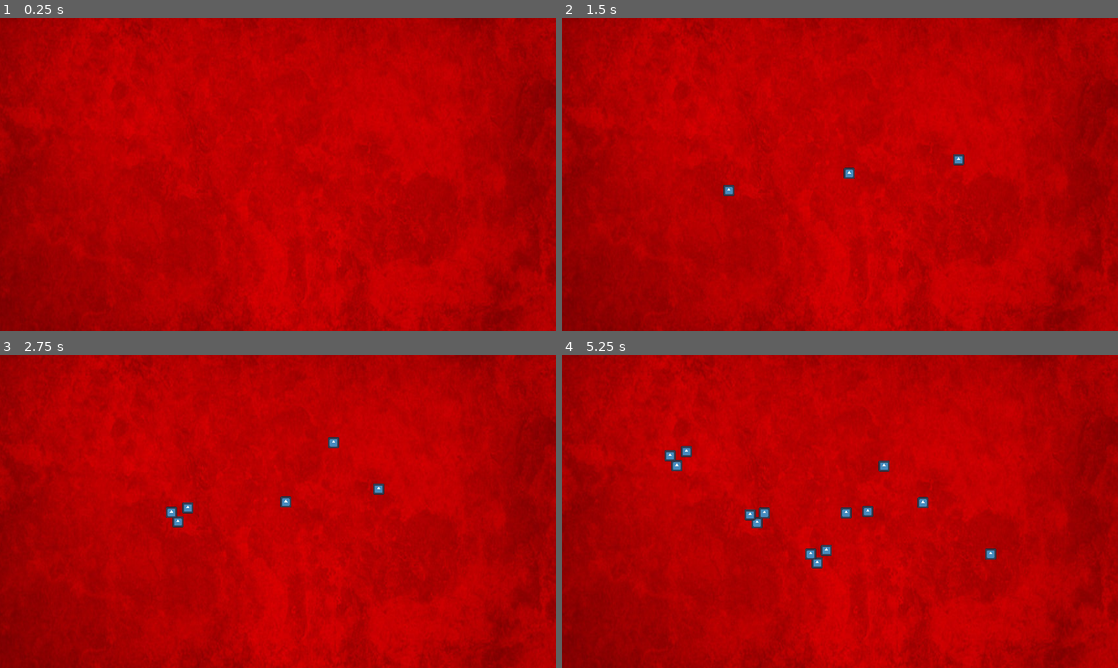
Above: before the commit, frames 1-4 (two rows, left to right).
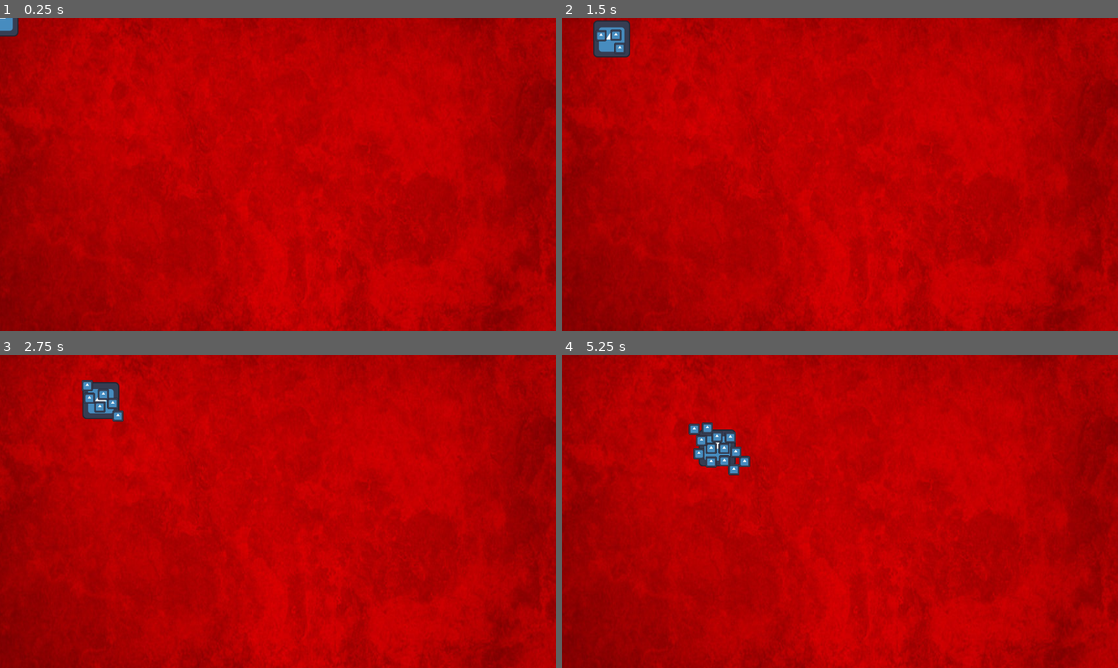
Above: after the commit, the same moments.

Repository: Boris14/GMTKGameJam2024
Game: Godot game, scene res://Scenes/Main.tscn
The game is run twice, just before and just after one commit, with the same random seed, the same clock (stepped at 60 frames per second) and the same inputs. The engine's default icon, where the game draws it, is replaced by a stand-in: a white triangle on a blue panel in a dark square.
Inputs (mouse positions are in pixels of both pictures, inside the frame that each line leads up to):
- Up to frame 1 (0.25 s): no input
- Up to frame 2 (1.5 s): tap Enter (ui_accept) at 0.5, 1.35 s; move the mouse to (962, 158) at 0.52 s; hold Enter (ui_accept) 0.53-1.28 s; click (962, 158) at 0.67 s; move the mouse to (728, 190) at 1.27 s; click (728, 190) at 1.42 s
- Up to frame 3 (2.75 s): tap Enter (ui_accept) at 1.52, 1.82 s; move the mouse to (333, 442) at 2.02 s; hold Enter (ui_accept) from 2.03 s (still down); click (333, 442) at 2.17 s
- Up to frame 4 (5.25 s): move the mouse to (812, 574) at 2.77 s; release Enter (ui_accept) at 2.78 s; tap Enter (ui_accept) at 2.85, 3.02, 3.32, 4.35, 4.52, 4.82 s; click (812, 574) at 2.92 s; move the mouse to (1006, 558) at 3.52 s; hold Enter (ui_accept) 3.53-4.28 s; click (1006, 558) at 3.67 s; tap Escape (ui_cancel) at 4.15 s; move the mouse to (673, 464) at 4.27 s; click (673, 464) at 4.42 s; move the mouse to (867, 511) at 5.02 s; hold Enter (ui_accept) from 5.03 s (still down); click (867, 511) at 5.17 s

The runs differ from the first frame. In frame 1, 0.2% of the frame differs, in the area x 0-4%, y 0-6%; in frame 2, 1.0%; in frame 3, 1.3%; in frame 4, 2.1%, in the area x 18-79%, y 21-69%.

Commit message:
Implemented flocking

Diff:
--- a/Scenes/Bacteria.tscn
+++ b/Scenes/Bacteria.tscn
@@ -9,6 +9,5 @@
 backterium_scene = ExtResource("2_xf4yk")
 
 [node name="BacteriaCenter" type="Sprite2D" parent="."]
-visible = false
 position = Vector2(0, -1)
 texture = ExtResource("3_0ul33")
--- a/Scenes/Bacterium.tscn
+++ b/Scenes/Bacterium.tscn
@@ -3,8 +3,8 @@
 [ext_resource type="Texture2D" uid="uid://d1tncnbn0mc5v" path="res://Assets/icon.svg" id="1_i1odc"]
 [ext_resource type="Script" path="res://Scripts/Bacterium.gd" id="1_r1wcf"]
 
-[sub_resource type="CircleShape2D" id="CircleShape2D_uw4qf"]
-radius = 53.0
+[sub_resource type="CircleShape2D" id="CircleShape2D_7r5fa"]
+radius = 14.1421
 
 [node name="Bacterium" type="CharacterBody2D"]
 script = ExtResource("1_r1wcf")
@@ -14,5 +14,4 @@
 texture = ExtResource("1_i1odc")
 
 [node name="CollisionShape2D" type="CollisionShape2D" parent="."]
-scale = Vector2(0.3, 0.3)
-shape = SubResource("CircleShape2D_uw4qf")
+shape = SubResource("CircleShape2D_7r5fa")
--- a/Scripts/Bacteria.gd
+++ b/Scripts/Bacteria.gd
@@ -3,8 +3,7 @@
 
 @export var backterium_scene : PackedScene
 @export var spawn_check_increment := 20.0
-
-var points_to_draw : Array
+@export var min_bacteria_count := 3
 
 func _ready():
 	global_position = Vector2.ZERO
@@ -13,35 +12,68 @@
 	$BacteriaCenter.position = get_bacteria_position()
 
 func _input(event):
+	if event is InputEventMouseButton:
+		if event.is_pressed():
+			if event.button_index == MOUSE_BUTTON_WHEEL_UP:
+				spawn_bacterium()
+			elif event.button_index == MOUSE_BUTTON_WHEEL_DOWN:
+				remove_bacterium()
+
 	if event.is_action_pressed("ui_accept"):
 		spawn_bacterium()
+	elif event.is_action_pressed("ui_cancel"):
+		remove_bacterium()
+
+func remove_bacterium():
+	if get_bacteria_count() <= min_bacteria_count:
+		return
+
+	var farthest_bacterium : Bacterium
+	var farthest_dist := 0.0
+	for bacterium in get_bacteria():
+		var distance = (get_bacteria_position() - bacterium.position).length()
+		if distance > farthest_dist:
+			farthest_bacterium = bacterium
+			farthest_dist = distance
+
+	farthest_bacterium.queue_free()
+
 
 func spawn_bacterium():
 	var bacterium := backterium_scene.instantiate() as Bacterium
 	add_child(bacterium)
 
-	var spawn_points = generate_spiral_points(get_global_mouse_position(), 1000, spawn_check_increment)
-	points_to_draw = spawn_points
+	var spawn_points = generate_spiral_points(get_bacteria_position(), 1000, spawn_check_increment)
 
 	for point in spawn_points:
 		if can_spawn(bacterium.collision, point):
 			bacterium.global_position = point
 			break
 
+func get_bacteria() -> Array[Bacterium]:
+	var result : Array[Bacterium]
+
+	for child in get_children(true):
+		if child is Bacterium:
+			result.append(child)
+
+	return result
+
+func get_bacteria_count() -> int:
+	return get_bacteria().size()
 
 func get_bacteria_position() -> Vector2:
-	print(get_child_count(true))
-	if get_child_count(true) <= 0:
+	var bacteria_count := get_bacteria_count()
+
+	if bacteria_count <= 0:
 		return Vector2.ZERO
 
 	var sum_positions := Vector2.ZERO
 
-	for child in get_children(true):
-		var bacterium = child as Node2D
+	for bacterium in get_bacteria():
 		sum_positions += bacterium.global_position
 
-	print(sum_positions / get_child_count(true))
-	return sum_positions / get_child_count(true)
+	return sum_positions / bacteria_count
 
 func can_spawn(collision : CollisionShape2D, position : Vector2) -> bool:
 	var params := PhysicsShapeQueryParameters2D.new()
@@ -77,10 +109,3 @@
 		step_count += 1
 
 	return result
-
-func random_point_on_circle(origin: Vector2, radius: float) -> Vector2:
-	var angle = randf() * TAU
-	var x = cos(angle) * radius
-	var y = sin(angle) * radius
-
-	return Vector2(x, y)
--- a/Scripts/Bacterium.gd
+++ b/Scripts/Bacterium.gd
@@ -1,22 +1,61 @@
 extends CharacterBody2D
 class_name Bacterium
 
-@export var speed := 60.0
+@export var max_speed := 200.0
+
+@export var detection_radius = 30.0
+@export var separation_strength := 20.0
 
 @onready var collision := $CollisionShape2D
 
-var goal_pos : Vector2
-
 func _ready():
-	goal_pos = global_position
+	pass
 
 func _physics_process(delta):
-	goal_pos = get_global_mouse_position()
 
-	if goal_pos.distance_to(global_position) <= 5:
-		return
+	var mouse_offset = get_global_mouse_position() - global_position
+	var max_speed_distance = get_viewport_rect().size.length() / 4
+	var speed = min(remap(mouse_offset.length(), 0, max_speed_distance, 0, max_speed), max_speed)
+	#For Performance:
+	#velocity = mouse_offset.normalized() * speed
+	velocity = (mouse_offset.normalized() + get_separation_velocity() * separation_strength) * speed
 
-	var direction = (goal_pos - global_position).normalized()
+	move_and_slide()
 
-	velocity = direction * speed
-	move_and_slide()
+func get_separation_velocity() -> Vector2:
+	var neighbours = get_neighbours()
+	if neighbours.size() <= 0:
+		return Vector2.ZERO
+
+	var result := Vector2.ZERO
+	for neighbour in neighbours:
+		var offset = global_position - neighbour.global_position
+		result += offset.normalized() / offset.length()
+
+	return result
+
+func get_neighbours() -> Array[Bacterium]:
+	var params := PhysicsShapeQueryParameters2D.new()
+	var circle_shape = CircleShape2D.new()
+	circle_shape.radius = detection_radius
+	params.shape = circle_shape
+	params.transform = Transform2D(0, global_position)
+	params.exclude = [self]
+	var hits : Array = get_world_2d().direct_space_state.intersect_shape(params)
+	var result : Array[Bacterium]
+	for hit in hits:
+		if hit.collider is Bacterium:
+			result.append(hit.collider)
+	return result
+
+
+#func get_cohesion_velocity() -> Vector2:
+#	var neighbours = get_neighbours()
+#	if neighbours.size() <= 0:
+#		return Vector2.ZERO
+#
+#	var sum_positions := Vector2.ZERO
+#	for neighbour in neighbours:
+#		sum_positions += neighbour.global_position
+#
+#	return sum_positions / neighbours.size() - global_position
